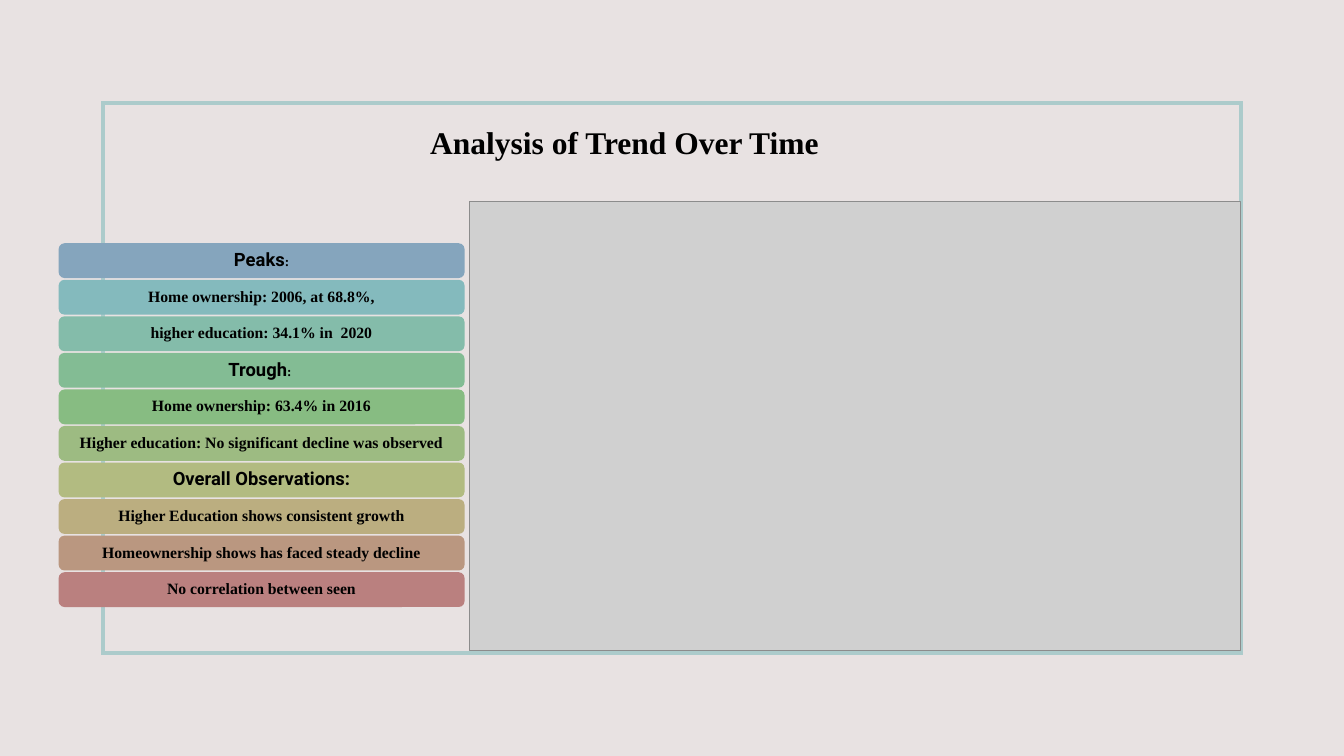
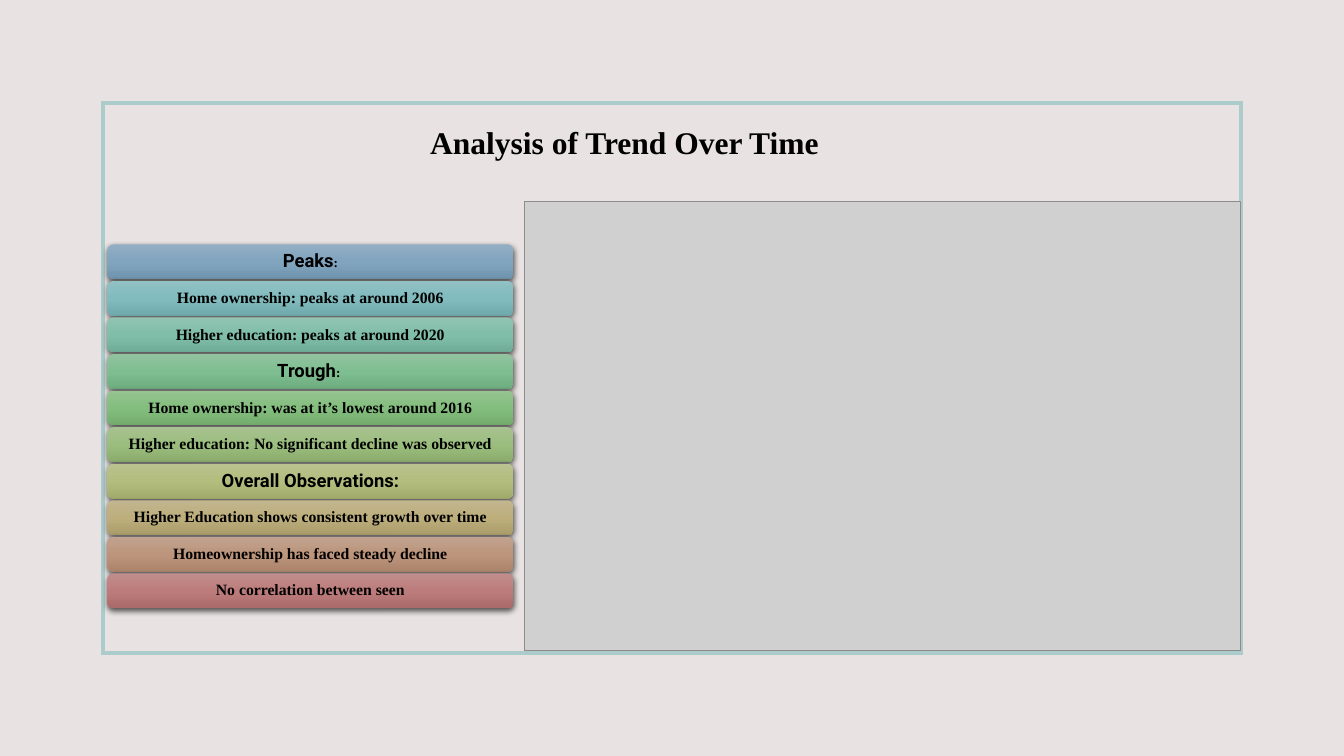
Before and after one commit to d-burke-data/Project_01, a slide deck: slide 2 of Work_Hawa/Hawa-Slides.pptx. Drawn at 1344x756 pixels with LibreOffice and Linux fonts; fonts in the diff are those of the drawing; grey boxes stand for pictures. Boxes give left, top, right and bottom in pixels: in the first picture for what was removed or moved away, otherwise in the second. Text is boxed around its words. In the diff, an @@ line names an element or a change of style, - is before the commit and + after.

```diff
--- a/Work_Hawa/Hawa-Slides.pptx
+++ b/Work_Hawa/Hawa-Slides.pptx
@@ picture: place and size @@
-picture at (470,201,1241,650)
+picture at (525,201,1241,650)
@@ rounded rectangle at (108,245,514,280): fill #85A5BD to gradient #93AFC5 to #82A5C0 to #7093AE; shadow on @@
@@ rounded rectangle at (108,281,514,316): fill #84BABD to gradient #93C2C4 to #82BCBF to #70AAAD; shadow on @@
@@ text at (177,292,443,306): text changed @@
-Home ownership: 2006, at 68.8%,
+Home ownership: peaks at around 2006
@@ rounded rectangle at (108,318,514,353): fill #84BCAA to gradient #92C4B3 to #81BFAB to #6FAD99; shadow on @@
@@ text at (176,329,444,343): text changed @@
-higher education: 34.1% in 2020
+Higher education: peaks at around 2020
@@ 10 rounded rectangles, 5 texts: place and size @@
-10 rounded rectangles, 5 texts at (59,243,465,608)
+10 rounded rectangles, 5 texts at (108,245,514,609)
@@ rounded rectangle at (108,354,514,389): fill #83BC94 to gradient #92C4A0 to #80BF92 to #6FAD81; shadow on @@
@@ rounded rectangle at (108,390,514,425): fill #87BC82 to gradient #95C391 to #85BF7F to #73AD6E; shadow on @@
@@ text at (148,402,471,416): text changed @@
-Home ownership: 63.4% in 2016
+Home ownership: was at it’s lowest around 2016
@@ rounded rectangle at (108,427,514,462): fill #9DBB82 to gradient #A8C390 to #9CBE7F to #8BAC6D; shadow on @@
@@ rounded rectangle at (108,464,514,499): fill #B2BB81 to gradient #BBC390 to #B4BE7E to #A2AC6D; shadow on @@
@@ rounded rectangle at (108,500,514,535): fill #BBAE80 to gradient #C2B78F to #BEAF7D to #AC9E6C; shadow on @@
@@ rounded rectangle at (108,537,514,572): fill #BA9780 to gradient #C2A38F to #BD967D to #AC856B; shadow on @@
@@ text at (134,511,487,526): text changed @@
-Higher Education shows consistent growth
+Higher Education shows consistent growth over time
@@ text at (173,548,447,562): text changed @@
-Homeownership shows has faced steady decline
+Homeownership has faced steady decline
@@ rounded rectangle at (108,574,514,609): fill #BA807F to gradient #C28F8E to #BD7D7C to #AB6C6B; shadow on @@
```
Also in this commit, not shown: 3 other slides changed, 1 slide removed, 1 other file.
